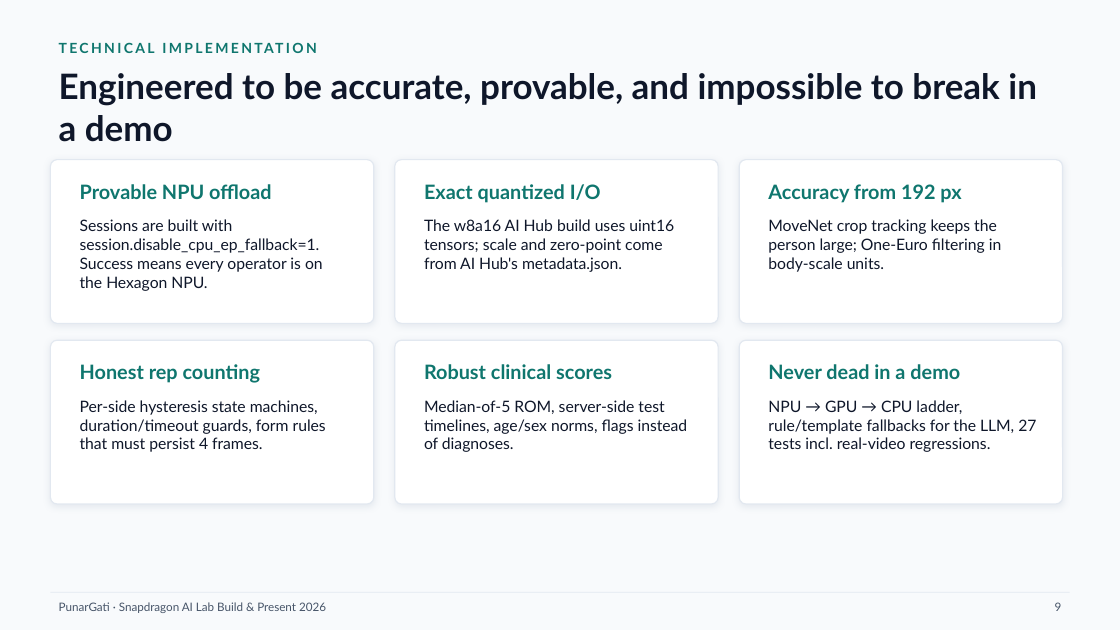
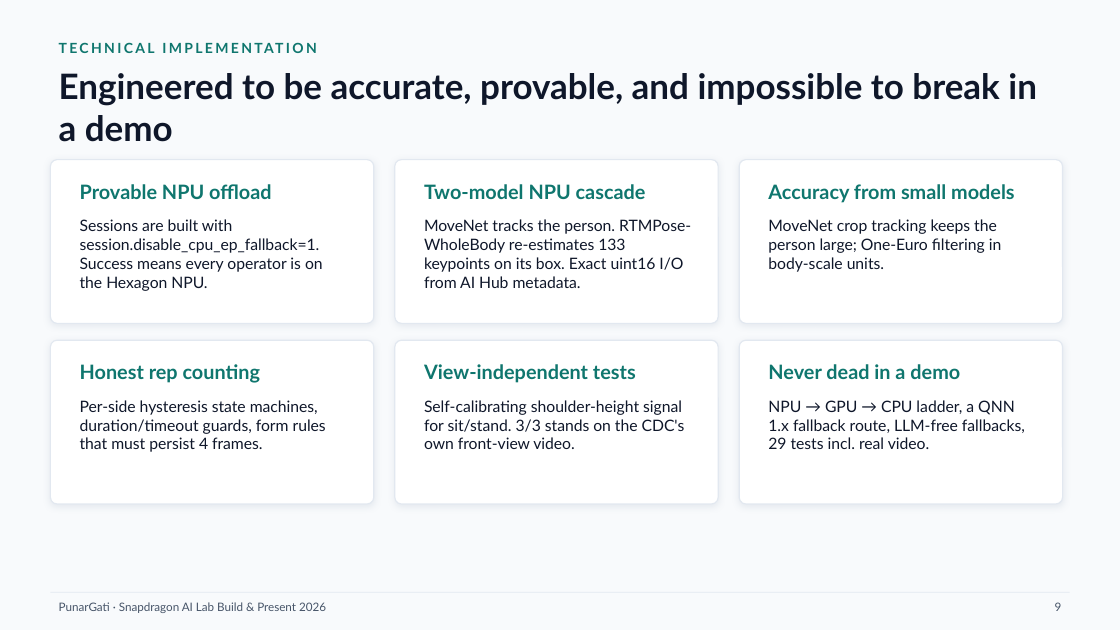
Before and after one commit to Sachin0496/punargati, a slide deck: slide 9 of deck/PunarGati.pptx. Drawn at 1120x630 pixels with LibreOffice and Linux fonts; fonts in the diff are those of the drawing. Boxes give left, top, right and bottom in pixels: in the first picture for what was removed or moved away, otherwise in the second. Text is boxed around its words. In the diff, an @@ line names an element or a change of style, - is before the commit and + after.

```diff
--- a/deck/PunarGati.pptx
+++ b/deck/PunarGati.pptx
@@ text at (424,184,646,199): text changed @@
-Exact quantized I/O
+Two-model NPU cascade
@@ text at (768,184,1015,203): text changed @@
-Accuracy from 192 px
+Accuracy from small models
@@ text at (424,219,691,288): text changed @@
-The w8a16 AI Hub build uses uint16 tensors; scale and zero-point come from AI Hub's metadata.json.
+MoveNet tracks the person. RTMPose-WholeBody re-estimates 133 keypoints on its box. Exact uint16 I/O from AI Hub metadata.
@@ text at (424,364,636,383): text changed @@
-Robust clinical scores
+View-independent tests
@@ text at (424,400,685,449): text changed @@
-Median-of-5 ROM, server-side test timelines, age/sex norms, flags instead of diagnoses.
+Self-calibrating shoulder-height signal for sit/stand. 3/3 stands on the CDC's own front-view video.
@@ text at (768,400,1025,449): text changed @@
-NPU → GPU → CPU ladder, rule/template fallbacks for the LLM, 27 tests incl. real-video regressions.
+NPU → GPU → CPU ladder, a QNN 1.x fallback route, LLM-free fallbacks, 29 tests incl. real video.
```
Also in this commit, not shown: 3 other slides changed, 6 other files.
